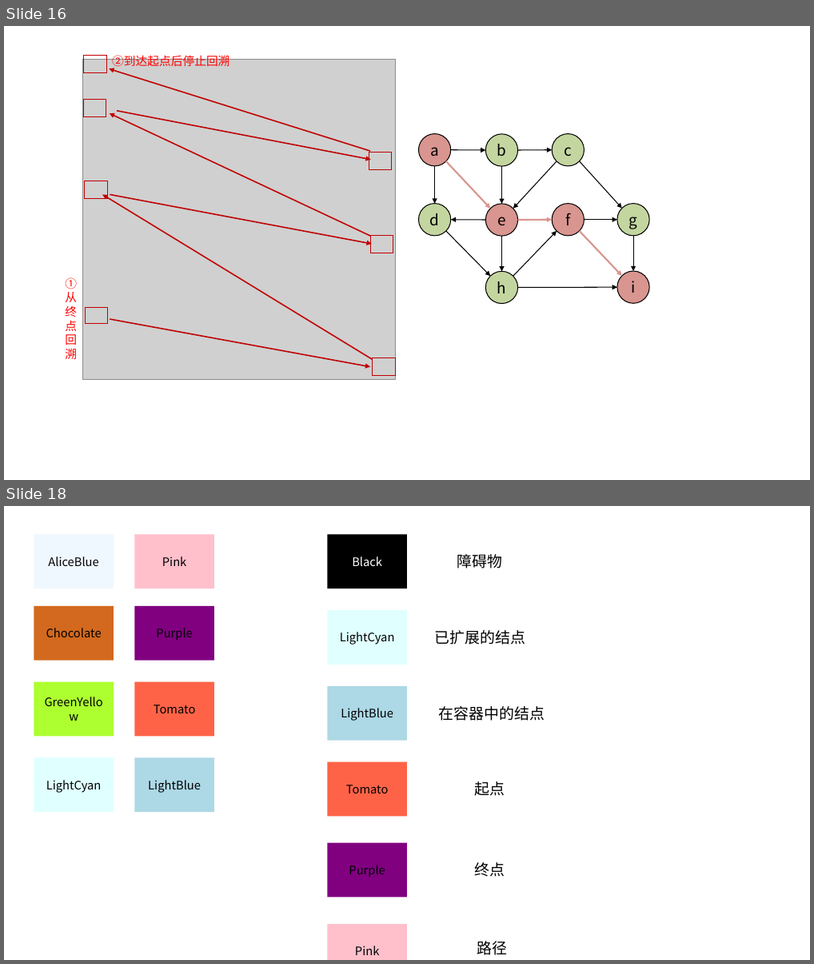
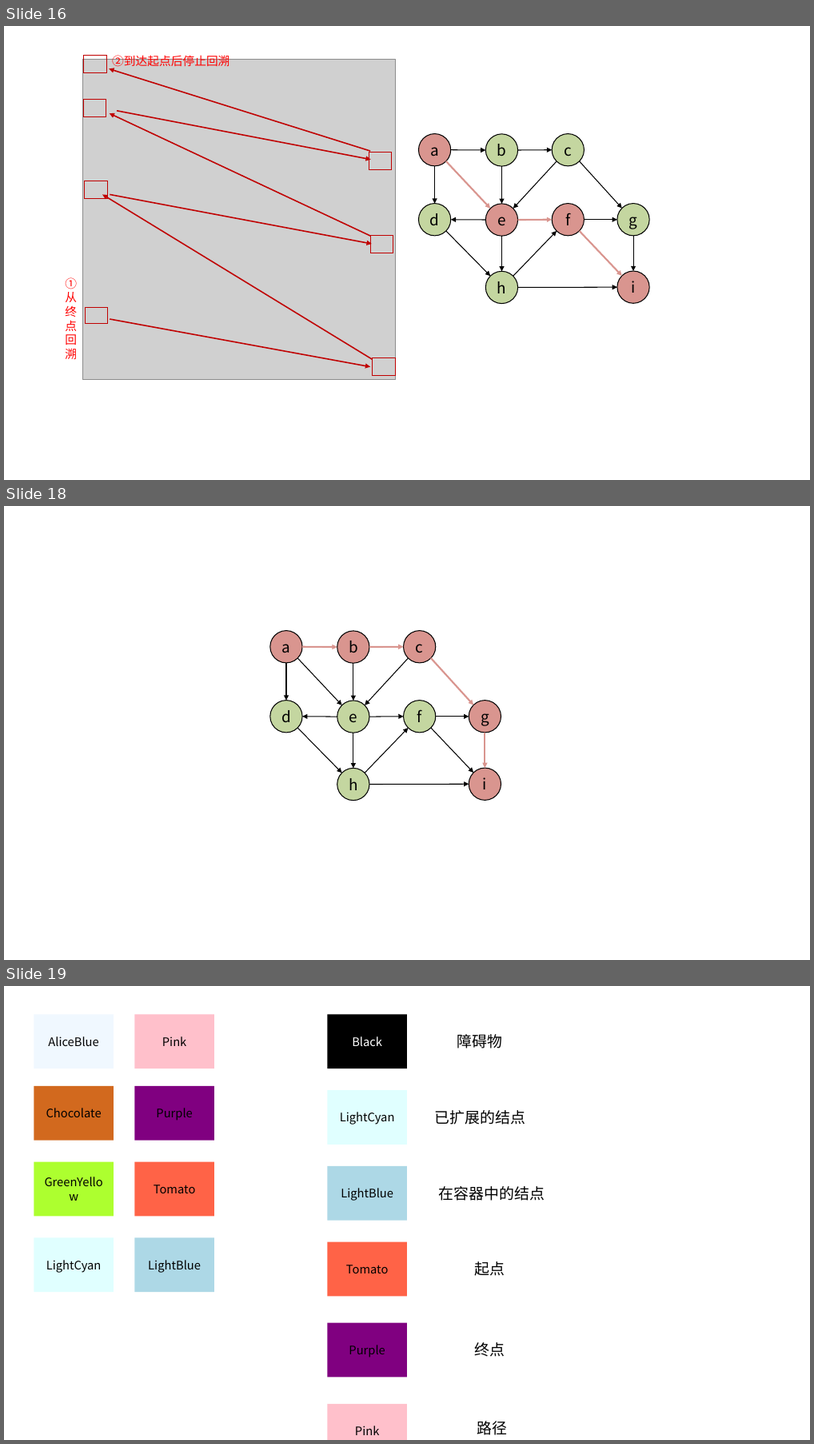
Before and after one commit to ghowoght/motion-planning, a slide deck: 框图.pptx. Shown one above the other, each under a label of ours: slides 16 and 18 before the commit, slides 16, 18 and 19 after it; the slides between them are not shown. The pictures are 814x964 and 814x1444 pixels, drawn with LibreOffice and Linux fonts; fonts in the diff are those of the drawing; grey boxes stand for pictures. Boxes give left, top, right and bottom in pixels: in the first picture for what was removed or moved away, otherwise in the second. Text is boxed around its words. In the diff, an @@ line names an element or a change of style, - is before the commit and + after.

```diff
--- a/框图.pptx
+++ b/框图.pptx
@@ slide 18 added at box(4, 506, 810, 960), background #FFFFFF @@
@@ ellipse added at box(270, 631, 302, 663), fill #D9958F, outline #000000 1 pt, 18 pt, text #000000 @@
+a
@@ arrow added from (303, 647) to (338, 647), #D9958F 2 pt @@
@@ ellipse added at box(338, 631, 370, 663), fill #D9958F, outline #000000 1 pt, 18 pt, text #000000 @@
+b
@@ arrow added from (370, 647) to (404, 647), #D9958F 2 pt @@
@@ ellipse added at box(404, 631, 436, 663), fill #D9958F, outline #000000 1 pt, 18 pt, text #000000 @@
+c
@@ arrow added from (286, 663) to (286, 700), #000000 1 pt @@
@@ arrow added from (298, 658) to (342, 705), #000000 1 pt @@
@@ arrow added from (354, 664) to (354, 700), #000000 1 pt @@
@@ arrow added from (409, 658) to (365, 705), #000000 1 pt @@
@@ arrow added from (431, 658) to (474, 705), #D9958F 2 pt @@
@@ ellipse added at box(270, 700, 302, 732), fill #C4D6A0, outline #000000 1 pt, 18 pt, text #000000 @@
+d
@@ arrow added from (338, 716) to (303, 716), #000000 1 pt @@
@@ ellipse added at box(338, 700, 370, 732), fill #C4D6A0, outline #000000 1 pt, 18 pt, text #000000 @@
+e
@@ arrow added from (370, 716) to (404, 716), #000000 1 pt @@
@@ ellipse added at box(404, 700, 436, 732), fill #C4D6A0, outline #000000 1 pt, 18 pt, text #000000 @@
+f
@@ arrow added from (436, 716) to (470, 716), #000000 1 pt @@
@@ ellipse added at box(470, 700, 502, 732), fill #D9958F, outline #000000 1 pt, 18 pt, text #000000 @@
+g
@@ arrow added from (298, 728) to (342, 772), #000000 1 pt @@
@@ arrow added from (354, 733) to (354, 768), #000000 1 pt @@
@@ arrow added from (365, 772) to (409, 728), #000000 1 pt @@
@@ arrow added from (431, 728) to (474, 772), #000000 1 pt @@
@@ arrow added from (486, 732) to (486, 768), #D9958F 2 pt @@
@@ ellipse added at box(338, 768, 370, 800), fill #C4D6A0, outline #000000 1 pt, 18 pt, text #000000 @@
+h
@@ ellipse added at box(470, 768, 502, 800), fill #D9958F, outline #000000 1 pt, 18 pt, text #000000 @@
+i
@@ arrow added from (370, 784) to (470, 784), #000000 1 pt @@
@@ what was slide 18 is now slide 19 @@
```
Also in this commit, not shown: 1 slide changed, 1 other file.
